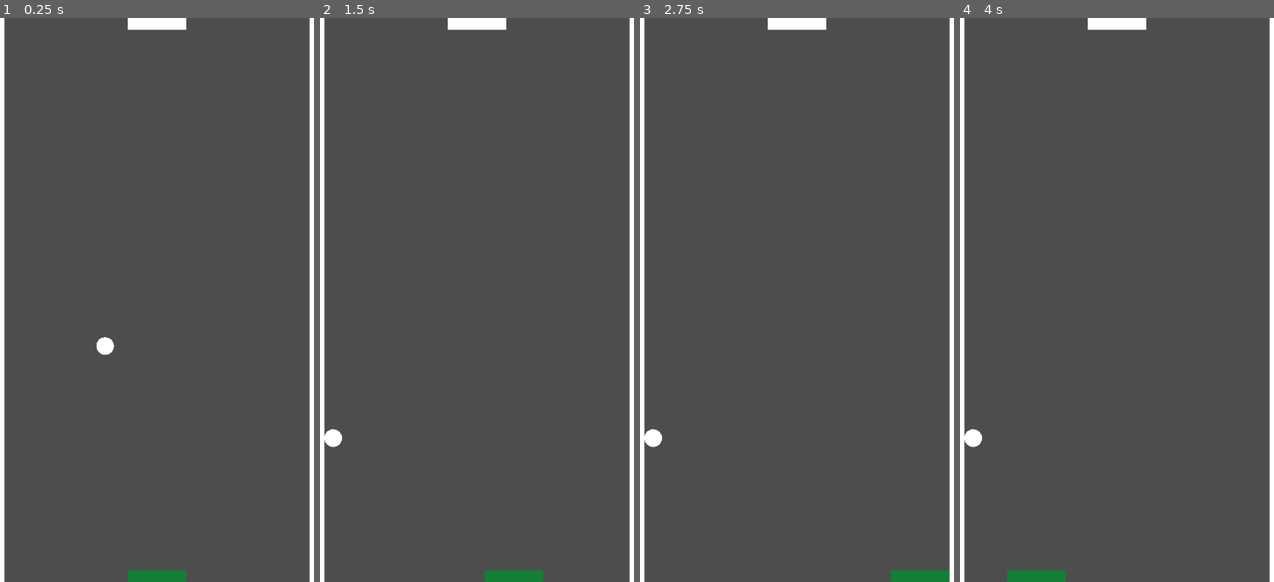
Above: before the commit, frames 1-4 (left to right).
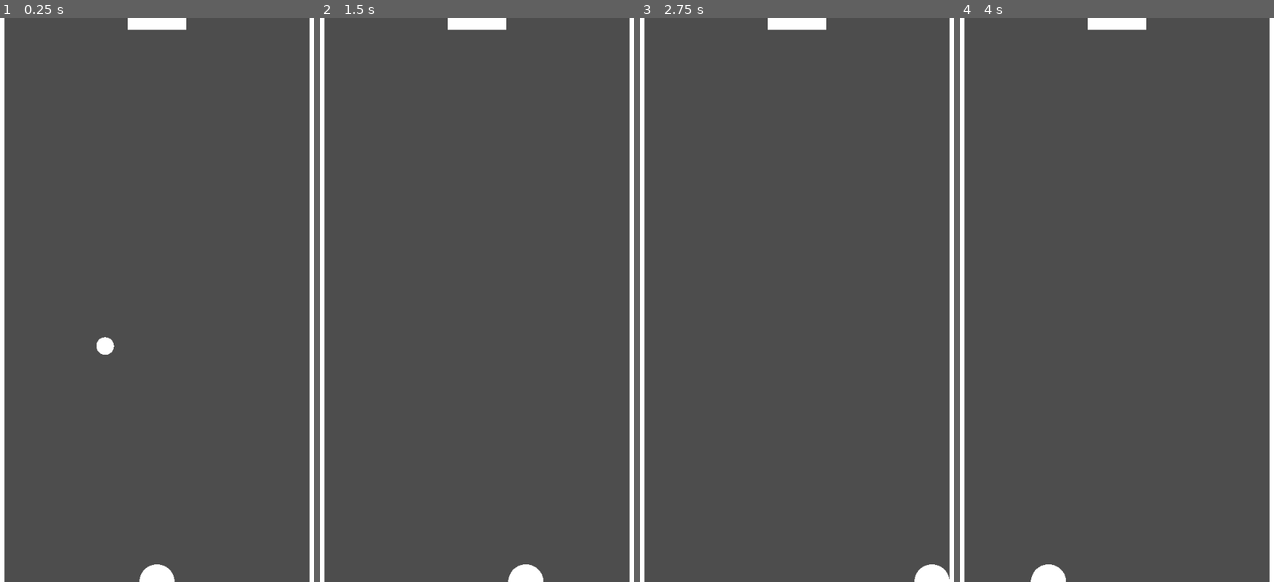
Above: after the commit, the same moments.

Repository: arunas-cesonis/pingpong2
Game: Godot game, scene res://root.tscn
Same seed, same stepped clock (60 frames per second), same inputs: the game is played once before the commit and once after it.
Inputs:
- Up to frame 1 (0.25 s): no input
- Up to frame 2 (1.5 s): hold D (MoveRight) 0.53-1.28 s; hold A (MoveLeft) from 1.28 s (still down)
- Up to frame 3 (2.75 s): release A (MoveLeft) at 2.03 s; hold D (MoveRight) from 2.03 s (still down)
- Up to frame 4 (4 s): tap Enter at 3.5 s; release D (MoveRight) at 3.53 s; hold A (MoveLeft) from 3.53 s (still down)

The runs differ from the first frame. In frame 1, 0.5% of the frame differs, in the area x 40-60%, y 96-100%; in frame 2, 0.6%; in frame 3, 0.6%, in the area x 1-99%, y 72-100%; in frame 4, 0.6%.

Commit message:
Simple collide

Diff:
--- a/root.gd
+++ b/root.gd
@@ -1,5 +1,4 @@
 extends Node2D
-
 
 var ball_direction = Vector2(-1.0, 1.0).normalized()
 var ball_speed = 500.0
@@ -22,12 +21,17 @@
 	pass
 
 func _physics_process(delta: float) -> void:
-	ball.velocity = ball_direction * ball_speed
 	p1.move_and_collide(p1.velocity * delta)
 	var col = ball.move_and_collide(ball.velocity * delta)
+	print(Vector2.RIGHT)
 	if col != null:
 		if -1 != walls.find(col.get_collider()):
-			pass
+			if col.get_normal() == Vector2.RIGHT:
+				ball_direction.x = -ball_direction.x
+				ball_direction = ball_direction.normalized()
+	ball.velocity = ball_direction * ball_speed
+
+			# print(ball_direction.angle(), col.get_normal())
 # Called every frame. 'delta' is the elapsed time since the previous frame.
 func _process(delta: float) -> void:
 	if Input.is_action_pressed("MoveLeft"):
--- a/root.tscn
+++ b/root.tscn
@@ -12,6 +12,13 @@
 [sub_resource type="RectangleShape2D" id="RectangleShape2D_snhc6"]
 size = Vector2(20, 960)
 
+[sub_resource type="CircleShape2D" id="CircleShape2D_qkxc2"]
+radius = 30.0
+
+[sub_resource type="SphereMesh" id="SphereMesh_ctscq"]
+radius = 30.0
+height = 60.0
+
 [node name="Root" type="Node2D"]
 script = ExtResource("1_fuq0u")
 metadata/_edit_vertical_guides_ = [-504.0]
@@ -20,16 +27,6 @@
 position = Vector2(270, 10)
 scale = Vector2(100, 20)
 mesh = SubResource("BoxMesh_i2j84")
-
-[node name="Paddle1" type="CharacterBody2D" parent="."]
-position = Vector2(270, 950)
-
-[node name="Polygon2D" type="Polygon2D" parent="Paddle1"]
-color = Color(0.079629, 0.49505, 0.213822, 1)
-polygon = PackedVector2Array(-50, -10, 50, -10, 50, 10, -50, 10)
-
-[node name="CollisionPolygon2D" type="CollisionPolygon2D" parent="Paddle1"]
-polygon = PackedVector2Array(-50, -10, 50, -10, 50, 10, -50, 10)
 
 [node name="Ball" type="CharacterBody2D" parent="."]
 position = Vector2(270, 470)
@@ -58,3 +55,12 @@
 
 [node name="CollisionShape2D" type="CollisionShape2D" parent="WallRight"]
 shape = SubResource("RectangleShape2D_snhc6")
+
+[node name="Paddle1" type="CharacterBody2D" parent="."]
+position = Vector2(270, 960)
+
+[node name="CollisionShape2D" type="CollisionShape2D" parent="Paddle1"]
+shape = SubResource("CircleShape2D_qkxc2")
+
+[node name="MeshInstance2D" type="MeshInstance2D" parent="Paddle1"]
+mesh = SubResource("SphereMesh_ctscq")
Not shown: 1 places in root.tscn that only renumber resources
